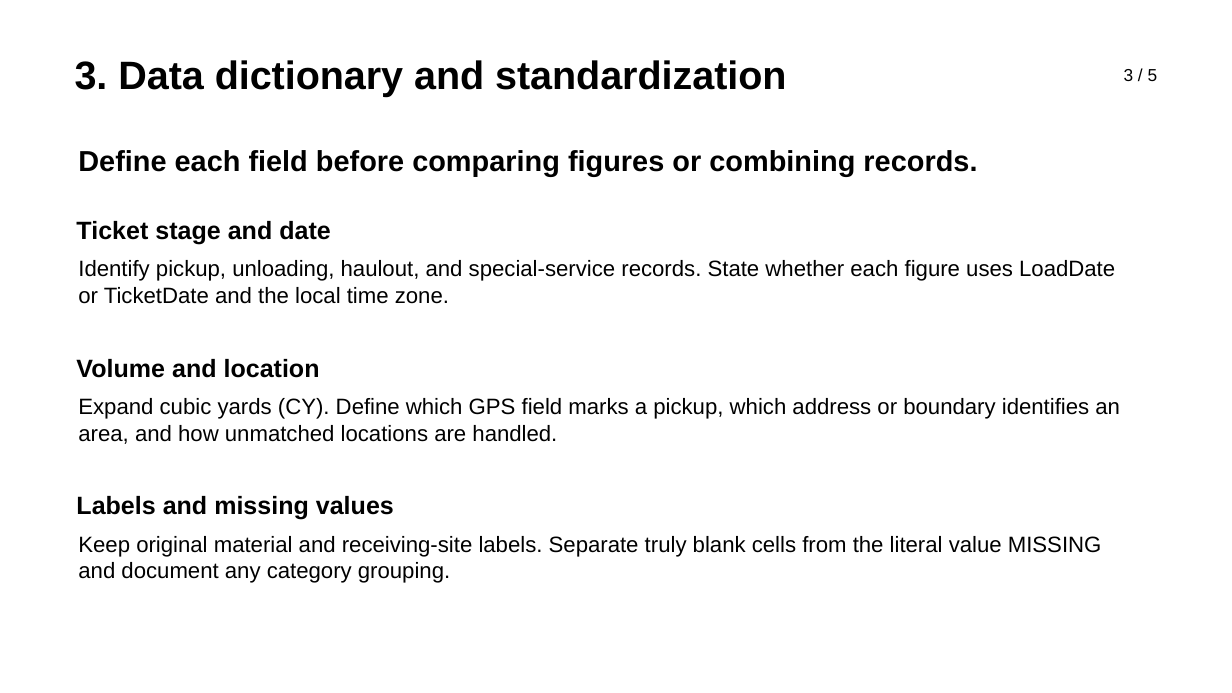
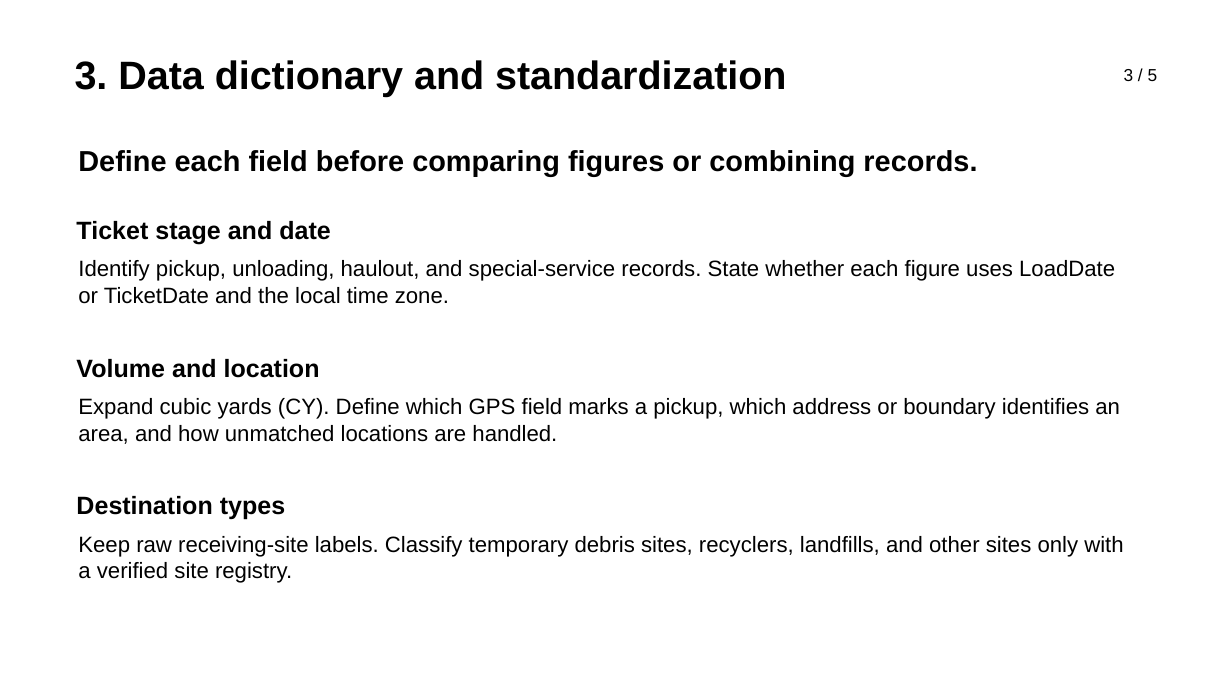
Before and after one commit to m-ark-han/Ticket-Data-Visualizations, a slide deck: slide 3 of presentation/DebrisInsight_five_slide_draft.pptx. Drawn at 1232x693 pixels with LibreOffice and Linux fonts; fonts in the diff are those of the drawing. Boxes give left, top, right and bottom in pixels: in the first picture for what was removed or moved away, otherwise in the second. Text is boxed around its words. In the diff, an @@ line names an element or a change of style, - is before the commit and + after.

```diff
--- a/presentation/DebrisInsight_five_slide_draft.pptx
+++ b/presentation/DebrisInsight_five_slide_draft.pptx
@@ text at bbox=[76, 496, 285, 520]: text changed @@
-Labels and missing values
+Destination types
@@ text at bbox=[78, 536, 1123, 583]: text changed @@
-Keep original material and receiving-site labels. Separate truly blank cells from the literal value MISSING and document any category grouping.
+Keep raw receiving-site labels. Classify temporary debris sites, recyclers, landfills, and other sites only with a verified site registry.
```
Also in this commit, not shown: 4 other slides changed, 9 other files.
